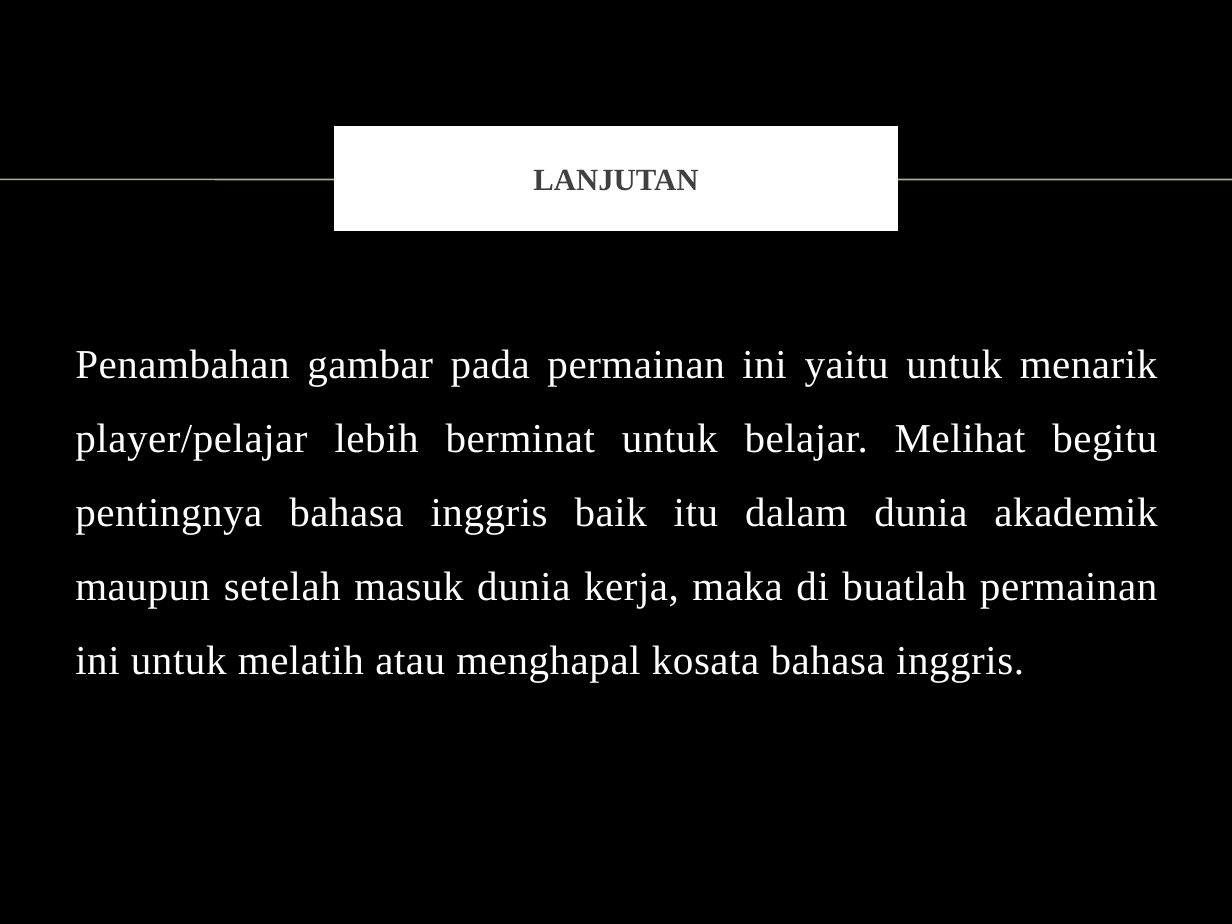
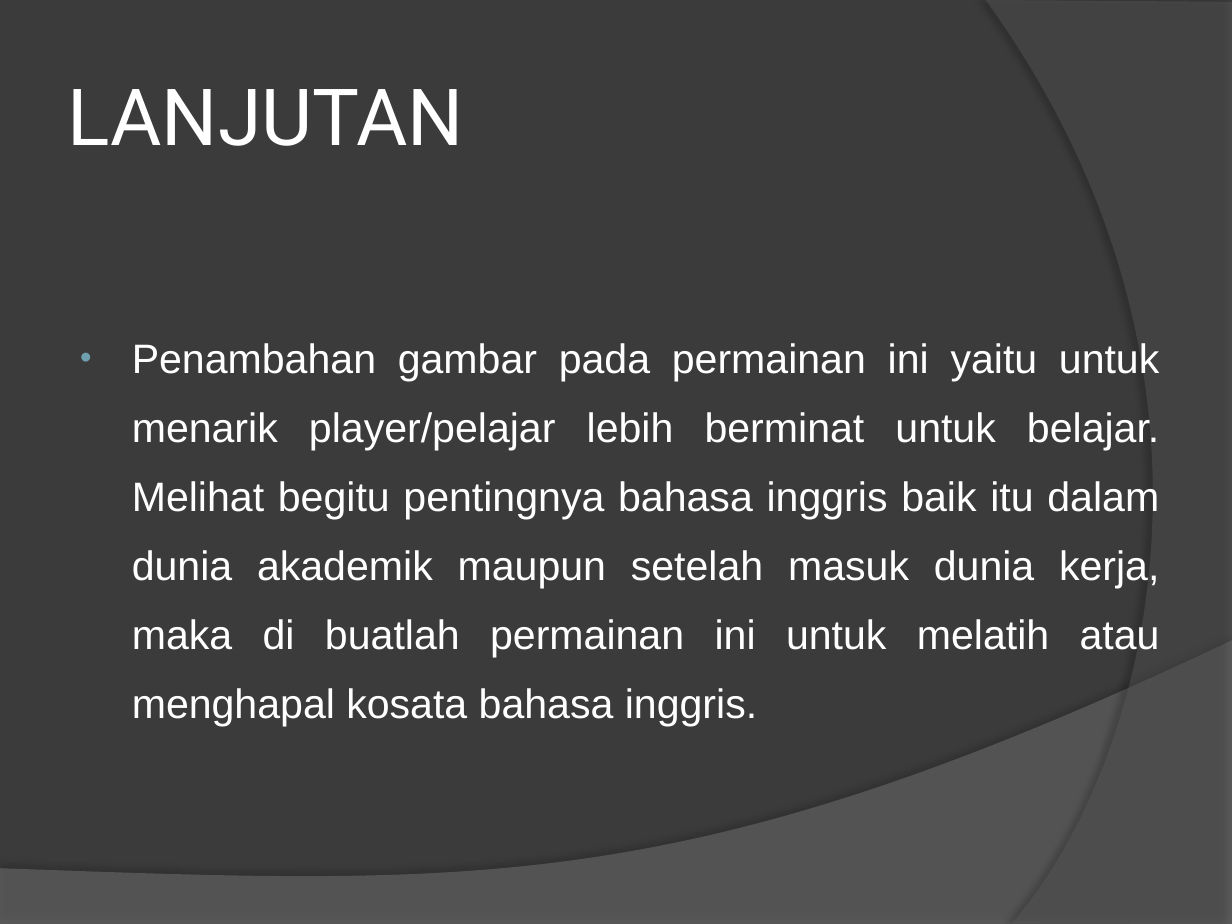
Before and after one commit to drizalmustofa/TUBES-IFB-1127050002-1127050032, a slide deck: slide 3 of Presentasi Permainan Kosakata.pptx. Drawn at 1232x924 pixels with LibreOffice and Linux fonts; fonts in the diff are those of the drawing; background and template pictures are left out. Boxes give left, top, right and bottom in pixels: in the first picture for what was removed or moved away, otherwise in the second. Text is boxed around its words. In the diff, an @@ line names an element or a change of style, - is before the commit and + after.

```diff
--- a/Presentasi Permainan Kosakata.pptx
+++ b/Presentasi Permainan Kosakata.pptx
@@ background picture (left out) to #3B3B3B @@
@@ freeform shape added at <box>986,0,1232,924</box>, fill #5E5E5E at 40% opacity @@
@@ title "LANJUTAN": place and size @@
-title "LANJUTAN" at <box>339,132,893,227</box>
+title "LANJUTAN" at <box>68,89,464,146</box>
@@ title "LANJUTAN" at <box>68,89,464,146</box>: size 18 to 46 pt, font Times New Roman to Roboto, text colour #404040 to #FFFFFF, bold off; alignment centre to left; less space between paragraphs; fill #FFFFFF to none; outline #FFFFFF 6 pt to none @@
@@ line removed from (0, 180) to (1232, 180) @@
@@ text "Penambahan gambar pada permainan ini ..." at <box>132,343,1160,726</box>: font Times New Roman to Arial, letter spacing 0.3 to 0 pt; bullet none to •; line spacing 1.5 to 1.4; less space between paragraphs @@
@@ freeform shape added at <box>0,641,1232,924</box>, fill #7F7F7F at 45% opacity @@
```
Also in this commit, not shown: 7 other slides changed, 1 slide added, 1 slide removed, 1 other file.
